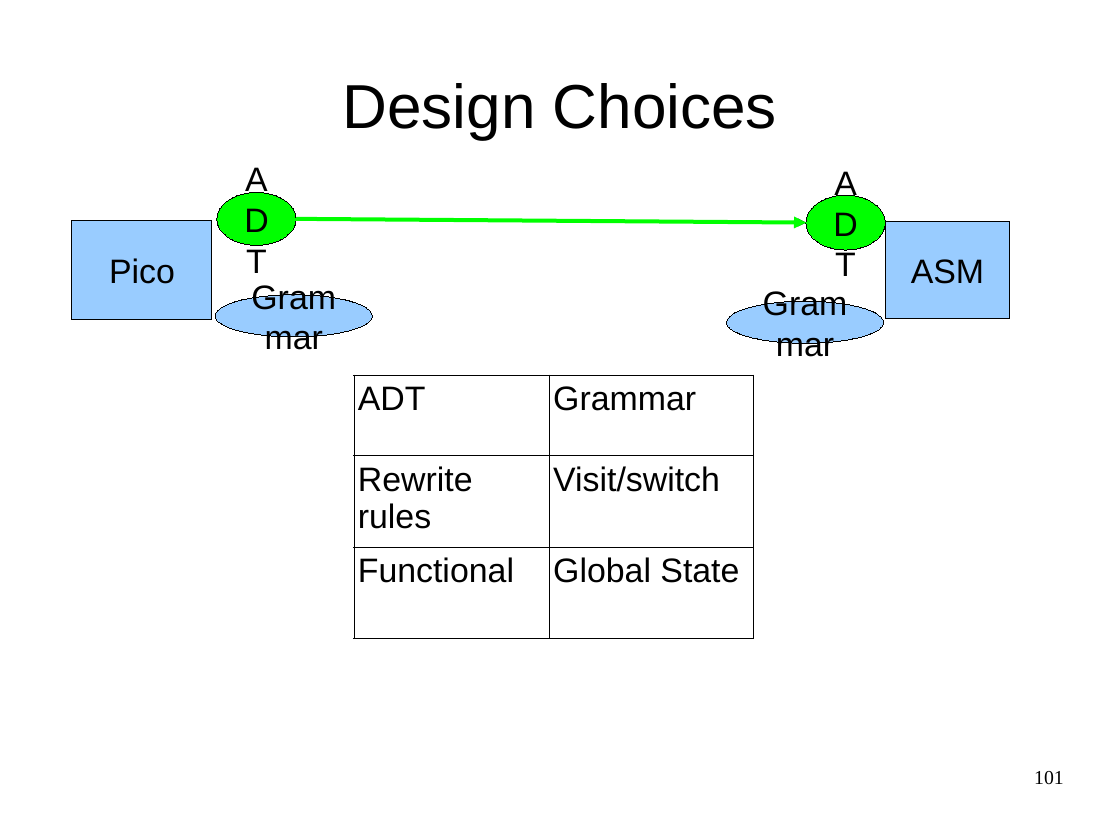
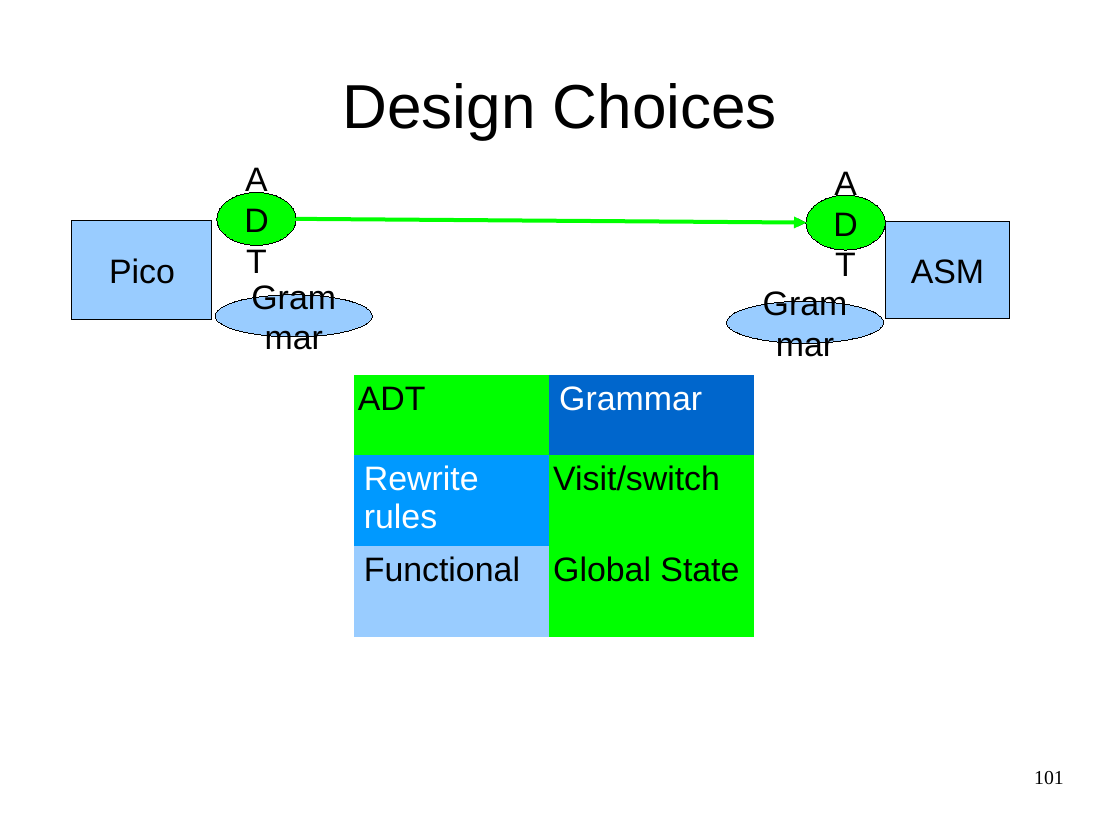
Before and after one commit to cwi-swat/meta-environment, a slide deck: slide 101 of meta-doc/analysis/rascal-slides/rascal-slides.odp. Drawn at 1120x840 pixels with LibreOffice and Linux fonts; fonts in the diff are those of the drawing; background and template pictures are left out. Boxes give left, top, right and bottom in pixels: in the first picture for what was removed or moved away, otherwise in the second. Text is boxed around its words. In the diff, an @@ line names an element or a change of style, - is before the commit and + after.

```diff
--- a/meta-doc/analysis/rascal-slides/rascal-slides.odp
+++ b/meta-doc/analysis/rascal-slides/rascal-slides.odp
@@ table at [354, 375, 753, 631] @@
@@ fill none to #00FF00 in 3 cells @@
@@ fill none to #0066CC in row 1, column 2 @@
@@ fill none to #0099FF in row 2, column 1 @@
@@ fill none to #99CCFF in row 3, column 1 @@
@@ text colour #000000 to #FFFFFF in "Grammar", "Rewrite rules" @@
@@ borders changed @@
```
Also in this commit, not shown: 12 other slides changed, 4 other files.
